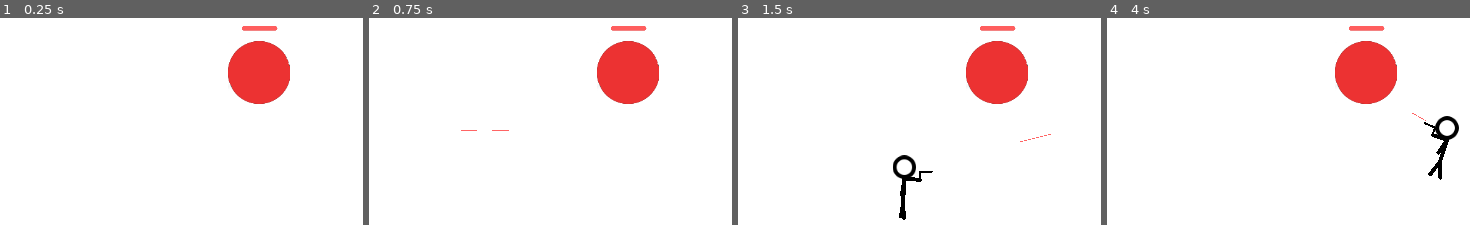
Above: before the commit, frames 1-4 (left to right).
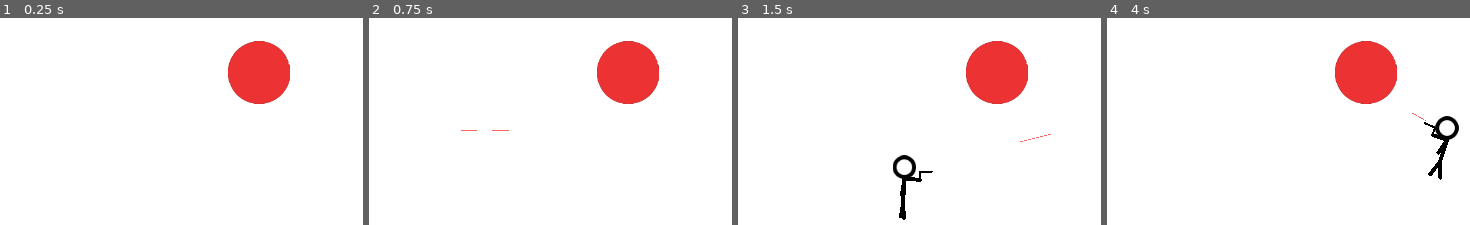
Above: after the commit, the same moments.

Repository: illogicalapple/stickmaniac
Game: Godot game, scene res://Root.tscn
Same seed, same stepped clock (60 frames per second), same inputs: the game is played once before the commit and once after it.
Inputs:
- Up to frame 1 (0.25 s): no input
- Up to frame 2 (0.75 s): tap Enter at 0.5 s; hold Right (ui_right) from 0.53 s (still down); hold Space (pew_pew) from 0.53 s (still down)
- Up to frame 3 (1.5 s): release Right (ui_right) at 1.28 s; release Space (pew_pew) at 1.28 s; hold Down (ui_down) from 1.28 s (still down); tap Space (pew_pew) at 1.35 s
- Up to frame 4 (4 s): release Down (ui_down) at 2.03 s; hold Right (ui_right) 2.03-2.78 s; hold Space (pew_pew) 2.03-2.78 s; hold Up (ui_up) 2.78-3.53 s; tap Space (pew_pew) at 2.85 s; tap Enter at 3.5 s; hold Left (ui_left) from 3.53 s (still down); hold Space (pew_pew) from 3.53 s (still down)
The pictures show only the part of the screen within x 43-93%, y 17-67%; the shares and areas given below are measured in that part.

The runs differ from the first frame. In frame 1, 0.2% of the frame differs, in the area x 66-77%, y 3-7%; in frame 2, 0.2%; in frame 3, 0.2%; in frame 4, 0.2%.

Commit message:
Update Enemy.gd
only show health bar after hit

Diff:
--- a/enemy/Enemy.gd
+++ b/enemy/Enemy.gd
@@ -3,8 +3,10 @@
 onready var health_bar = $HealthBar
 
 var health = 100
+var max_health = 0
 
 func _ready():
+	var max_health = health
 	health_bar.max_value = health
 
 func _on_Hurtbox_area_entered(area):
@@ -12,3 +14,5 @@
 	health_bar.value = health
 	if health <= 0:
 		queue_free()
+
+	health_bar.visible = true
--- a/enemy/Enemy.tscn
+++ b/enemy/Enemy.tscn
@@ -48,6 +48,7 @@
 shape = SubResource( 2 )
 
 [node name="HealthBar" type="ProgressBar" parent="."]
+visible = false
 anchor_left = 1.0
 anchor_top = 1.0
 anchor_right = 1.0
